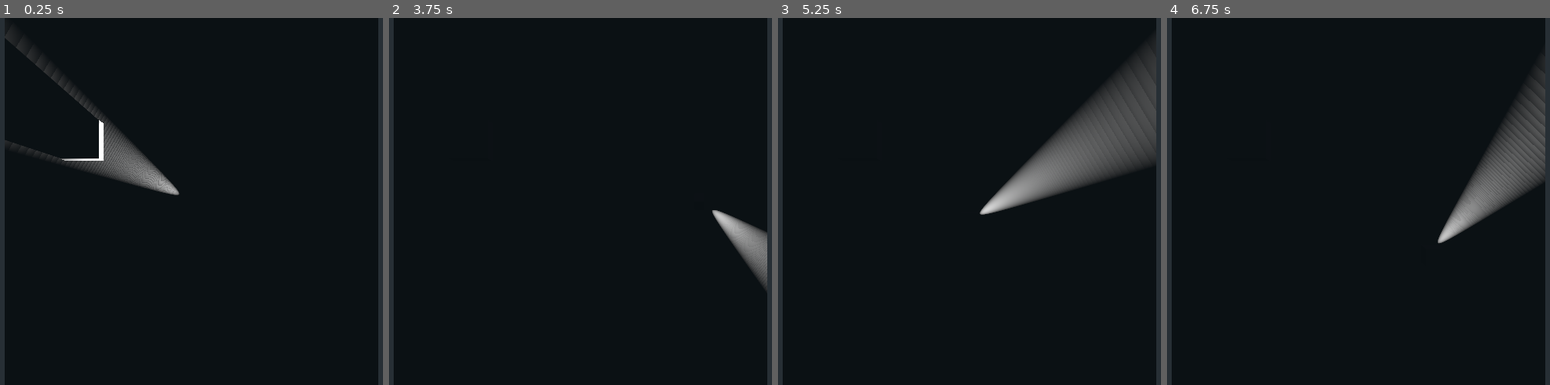
Above: before the commit, frames 1-4 (left to right).
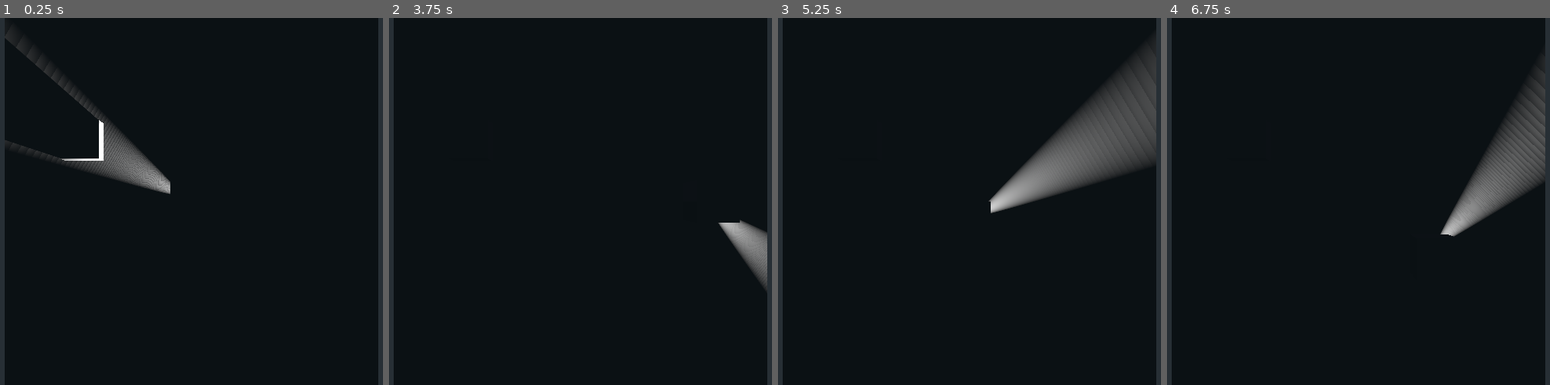
Above: after the commit, the same moments.

Repository: greygraphics/HPI-GameJam-2020.02
Game: Godot game, scene res://Scenes/TestLevel.tscn
Two runs of this game, one before a commit and one after it. Both use one fixed random seed, a clock stepped at 60 frames per second and the inputs below.
Inputs (mouse positions are in pixels of both pictures, inside the frame that each line leads up to):
- Up to frame 1 (0.25 s): no input
- Up to frame 2 (3.75 s): tap Enter at 0.5 s; move the mouse to (718, 183) at 0.52 s; hold Right (ui_right) 0.53-1.28 s; move the mouse to (454, 219) at 1.27 s; hold Down (ui_down) 1.28-2.03 s; move the mouse to (641, 120) at 2.02 s; hold Right (ui_right) 2.03-2.78 s; move the mouse to (549, 274) at 2.77 s; hold Up (ui_up) 2.78-3.53 s; move the mouse to (768, 256) at 3.52 s; hold Left (ui_left) from 3.53 s (still down)
- Up to frame 3 (5.25 s): move the mouse to (781, 146) at 4.27 s; move the mouse to (1000, 201) at 5.02 s; release Left (ui_left) at 5.03 s; hold Down (ui_down) from 5.03 s (still down)
- Up to frame 4 (6.75 s): move the mouse to (1262, 109) at 5.77 s; release Down (ui_down) at 5.78 s; hold Right (ui_right) 5.78-6.53 s; move the mouse to (1496, 183) at 6.52 s; hold Up (ui_up) from 6.53 s (still down)

The runs differ from the first frame. In frame 1, less than 0.1% of the frame differs, in the area x 44-47%, y 44-49%; in frame 2, 0.2%, in the area x 84-92%, y 52-56%; in frame 3, less than 0.1%; in frame 4, less than 0.1%.

Commit message:
moved worldbuilder to scripts

Diff:
--- a/Scenes/Player.tscn
+++ b/Scenes/Player.tscn
@@ -8,6 +8,9 @@
 
 [sub_resource type="CubeMesh" id=2]
 
+[sub_resource type="SpatialMaterial" id=3]
+albedo_color = Color( 0.933333, 0.129412, 0.129412, 1 )
+
 [node name="Player" type="KinematicBody"]
 script = ExtResource( 1 )
 
@@ -16,6 +19,6 @@
 shape = SubResource( 1 )
 
 [node name="MeshInstance" type="MeshInstance" parent="."]
-transform = Transform( 0.444664, 0, 0, 0, 1, 0, 0, 0, 0.436014, 0, 1.1237, 0 )
+transform = Transform( 1, 0, 0, 0, 2, 0, 0, 0, 1, 0, 1.1237, 0 )
 mesh = SubResource( 2 )
-material/0 = null
+material/0 = SubResource( 3 )
--- a/Scenes/Voxel.tscn
+++ b/Scenes/Voxel.tscn
@@ -1,30 +1,16 @@
-[gd_scene load_steps=4 format=2]
-
-[sub_resource type="GDScript" id=3]
-script/source = "extends StaticBody
-
-var color: Color = Color.white
-
-# Called when the node enters the scene tree for the first time.
-func _ready():
-	pass # Replace with function body.
-
-
-# Called every frame. 'delta' is the elapsed time since the previous frame.
-#func _process(delta):
-#	pass
-"
+[gd_scene load_steps=3 format=2]
 
 [sub_resource type="CubeMesh" id=1]
 
 [sub_resource type="BoxShape" id=2]
 
-[node name="Voxel" type="StaticBody"]
-script = SubResource( 3 )
+[node name="Spatial" type="Spatial"]
 
 [node name="MeshInstance" type="MeshInstance" parent="."]
 mesh = SubResource( 1 )
 material/0 = null
 
-[node name="CollisionShape" type="CollisionShape" parent="."]
+[node name="Area" type="Area" parent="MeshInstance"]
+
+[node name="CollisionShape" type="CollisionShape" parent="MeshInstance/Area"]
 shape = SubResource( 2 )
--- a/Scenes/World.tscn
+++ b/Scenes/World.tscn
@@ -1,6 +1,6 @@
 [gd_scene load_steps=2 format=2]
 
-[ext_resource path="res://Scenes/WorldBuilder.gd" type="Script" id=1]
+[ext_resource path="res://Scripts/WorldBuilder.gd" type="Script" id=1]
 
 [node name="Welt" type="Spatial"]
 script = ExtResource( 1 )
--- a/Scenes/WorldBuilder.gd
+++ /dev/null
@@ -1,40 +0,0 @@
-extends Node
-
-
-var width = 32
-var height = 3
-var depth = 32
-
-func _ready():
-
-	var array = []
-	array.resize(width)
-	for x in width:
-		array[x] = []
-		array[x].resize(height)
-		for y in height:
-			array[x][y] = []
-			array[x][y].resize(depth)
-
-	var map = Image.new()
-	map.load("res://Objects/map.png")
-
-	for x in width:
-		for z in depth:
-			map.lock()
-			var val = map.get_pixel(x,z).gray()
-			map.unlock()
-			for y in height:
-				if(y == 0):
-					array[x][y][z] = 1
-				else:
-					array[x][y][z] = val
-
-	var scene = load("res://Scenes/Voxel.tscn")
-	for x in width:
-		for y in height:
-			for z in depth:
-				if(array[x][y][z] > 0.1):
-					var voxel = scene.instance()
-					voxel.get_child(0).set_translation(Vector3(x-width/2,y,z-depth/2))
-					add_child(voxel)
--- a/project.godot
+++ b/project.godot
@@ -19,41 +19,6 @@
 run/main_scene="res://Scenes/TestLevel.tscn"
 config/icon="res://icon.png"
 
-[input]
-
-ui_accept={
-"deadzone": 0.49,
-"events": [  ]
-}
-ui_left={
-"deadzone": 0.5,
-"events": [ Object(InputEventKey,"resource_local_to_scene":false,"resource_name":"","device":0,"alt":false,"shift":false,"control":false,"meta":false,"command":false,"pressed":false,"scancode":16777231,"unicode":0,"echo":false,"script":null)
-, Object(InputEventJoypadButton,"resource_local_to_scene":false,"resource_name":"","device":0,"button_index":14,"pressure":0.0,"pressed":false,"script":null)
-, Object(InputEventKey,"resource_local_to_scene":false,"resource_name":"","device":0,"alt":false,"shift":false,"control":false,"meta":false,"command":false,"pressed":false,"scancode":65,"unicode":0,"echo":false,"script":null)
- ]
-}
-ui_right={
-"deadzone": 0.5,
-"events": [ Object(InputEventKey,"resource_local_to_scene":false,"resource_name":"","device":0,"alt":false,"shift":false,"control":false,"meta":false,"command":false,"pressed":false,"scancode":16777233,"unicode":0,"echo":false,"script":null)
-, Object(InputEventJoypadButton,"resource_local_to_scene":false,"resource_name":"","device":0,"button_index":15,"pressure":0.0,"pressed":false,"script":null)
-, Object(InputEventKey,"resource_local_to_scene":false,"resource_name":"","device":0,"alt":false,"shift":false,"control":false,"meta":false,"command":false,"pressed":false,"scancode":68,"unicode":0,"echo":false,"script":null)
- ]
-}
-ui_up={
-"deadzone": 0.5,
-"events": [ Object(InputEventKey,"resource_local_to_scene":false,"resource_name":"","device":0,"alt":false,"shift":false,"control":false,"meta":false,"command":false,"pressed":false,"scancode":16777232,"unicode":0,"echo":false,"script":null)
-, Object(InputEventJoypadButton,"resource_local_to_scene":false,"resource_name":"","device":0,"button_index":12,"pressure":0.0,"pressed":false,"script":null)
-, Object(InputEventKey,"resource_local_to_scene":false,"resource_name":"","device":0,"alt":false,"shift":false,"control":false,"meta":false,"command":false,"pressed":false,"scancode":87,"unicode":0,"echo":false,"script":null)
- ]
-}
-ui_down={
-"deadzone": 0.5,
-"events": [ Object(InputEventKey,"resource_local_to_scene":false,"resource_name":"","device":0,"alt":false,"shift":false,"control":false,"meta":false,"command":false,"pressed":false,"scancode":16777234,"unicode":0,"echo":false,"script":null)
-, Object(InputEventJoypadButton,"resource_local_to_scene":false,"resource_name":"","device":0,"button_index":13,"pressure":0.0,"pressed":false,"script":null)
-, Object(InputEventKey,"resource_local_to_scene":false,"resource_name":"","device":0,"alt":false,"shift":false,"control":false,"meta":false,"command":false,"pressed":false,"scancode":83,"unicode":0,"echo":false,"script":null)
- ]
-}
-
 [rendering]
 
 environment/default_environment="res://default_env.tres"
Not shown: 1 places in Scenes/Player.tscn that only renumber resources
